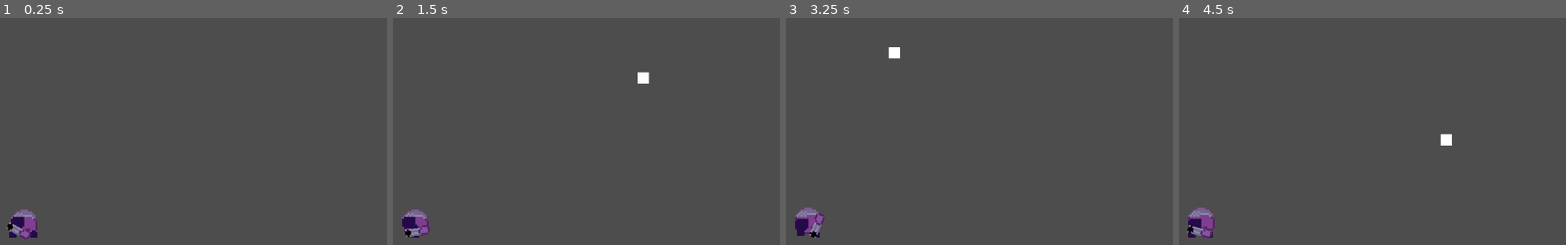
Above: before the commit, frames 1-4 (left to right).
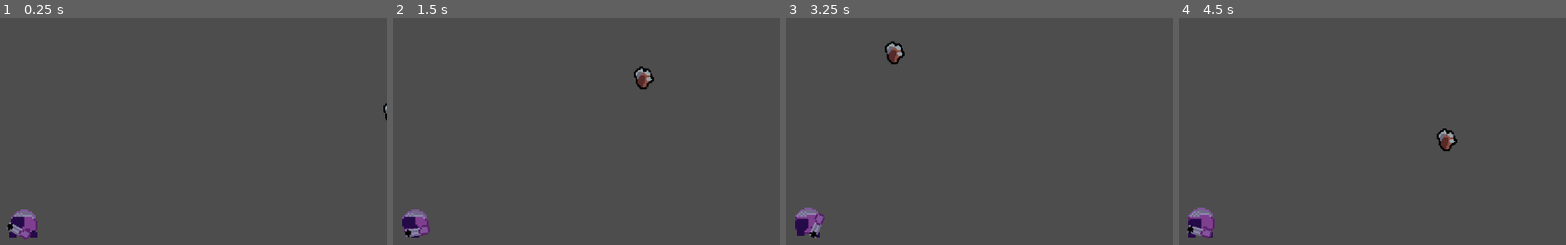
Above: after the commit, the same moments.

Repository: JeppeLindberg/goedware_game_jam_14_everything_is_a_resource
Game: Godot game, scene res://scenes/main.tscn
Two runs of this game, one before a commit and one after it. Both use one fixed random seed, a clock stepped at 60 frames per second and the inputs below.
Inputs (mouse positions are in pixels of both pictures, inside the frame that each line leads up to):
- Up to frame 1 (0.25 s): no input
- Up to frame 2 (1.5 s): tap Enter at 0.5 s; move the mouse to (574, 201) at 0.52 s; press the mouse at (574, 201) at 0.53 s; hold D (move_right) 0.53-1.28 s; move the mouse to (outside the picture) at 1.27 s; release the mouse at (outside the picture) at 1.28 s; hold S (move_down) from 1.28 s (still down); click (outside the picture) at 1.35 s
- Up to frame 3 (3.25 s): move the mouse to (882, 131) at 2.02 s; release S (move_down) at 2.03 s; press the mouse at (882, 131) at 2.03 s; hold D (move_right) 2.03-2.78 s; tap Space at 2.75 s; move the mouse to (outside the picture) at 2.77 s; release the mouse at (outside the picture) at 2.78 s; hold W (move_up) from 2.78 s (still down); click (outside the picture) at 2.85 s
- Up to frame 4 (4.5 s): move the mouse to (outside the picture) at 3.52 s; release W (move_up) at 3.53 s; press the mouse at (outside the picture) at 3.53 s; hold A (move_left) from 3.53 s (still down); move the mouse to (outside the picture) at 4.27 s; release the mouse at (outside the picture) at 4.28 s; click (outside the picture) at 4.35 s

The runs differ from the first frame. In frame 1, less than 0.1% of the frame differs, in the area x 99-100%, y 37-45%; in frame 2, 0.3%; in frame 3, 0.4%, in the area x 25-31%, y 10-21%; in frame 4, 0.4%.

Commit message:
progress

Diff:
--- a/prefabs/debris.tscn
+++ b/prefabs/debris.tscn
@@ -1,7 +1,11 @@
-[gd_scene load_steps=4 format=3 uid="uid://bqhsyiini58i6"]
+[gd_scene load_steps=8 format=3 uid="uid://bqhsyiini58i6"]
 
 [ext_resource type="Script" uid="uid://ba7xqrbqvtsft" path="res://scripts/debris.gd" id="1_duitm"]
-[ext_resource type="Texture2D" uid="uid://bxitjgyk6rcxg" path="res://sprites/white.png" id="2_qliip"]
+[ext_resource type="Texture2D" uid="uid://dr8tri182leyh" path="res://sprites/small_debris_1.png" id="2_6tpbs"]
+[ext_resource type="Texture2D" uid="uid://bvgw0gseiqupw" path="res://sprites/small_debris_2.png" id="3_men71"]
+[ext_resource type="Texture2D" uid="uid://b0x1djh6q5dsk" path="res://sprites/small_debris_3.png" id="4_osuyg"]
+[ext_resource type="Texture2D" uid="uid://qoqqqdnuxv1d" path="res://sprites/small_debris_4.png" id="5_ojdfa"]
+[ext_resource type="Texture2D" uid="uid://bmesps6dd08hs" path="res://sprites/small_debris_5.png" id="6_2g027"]
 
 [sub_resource type="RectangleShape2D" id="RectangleShape2D_sugp2"]
 size = Vector2(8, 8)
@@ -13,10 +17,12 @@
 linear_damp = 1.0
 angular_damp = 5.0
 script = ExtResource("1_duitm")
+possible_sprites = Array[Texture2D]([ExtResource("2_6tpbs"), ExtResource("3_men71"), ExtResource("4_osuyg"), ExtResource("5_ojdfa"), ExtResource("6_2g027")])
 
 [node name="shape" type="CollisionShape2D" parent="."]
 shape = SubResource("RectangleShape2D_sugp2")
 
 [node name="sprite" type="Sprite2D" parent="."]
-scale = Vector2(0.06, 0.06)
-texture = ExtResource("2_qliip")
+texture_filter = 1
+scale = Vector2(0.5, 0.5)
+texture = ExtResource("6_2g027")
--- a/scripts/debris.gd
+++ b/scripts/debris.gd
@@ -3,11 +3,15 @@
 var layer: int
 var force_to_add: Vector2
 
+@export var possible_sprites: Array[Texture2D]
+
 @onready var shape = get_node('shape')
+@onready var sprite = get_node('sprite')
 
 func _ready() -> void:
 	add_to_group('debris')
 	layer = collision_layer
+	sprite.texture = possible_sprites[randi_range(0, len(possible_sprites) - 1)];
 
 func _physics_process(_delta: float) -> void:
 	if force_to_add != Vector2.ZERO and freeze == false:
Binary file added: sprites/large_debris_1.png
Not shown, added: sprites/large_debris_1.png.import
Binary file added: sprites/large_debris_2.png
Not shown, added: sprites/large_debris_2.png.import
Binary file added: sprites/small_debris_1.png
Not shown, added: sprites/small_debris_1.png.import
Binary file added: sprites/small_debris_2.png
Not shown, added: sprites/small_debris_2.png.import
Binary file added: sprites/small_debris_3.png
Not shown, added: sprites/small_debris_3.png.import
Binary file added: sprites/small_debris_4.png
Not shown, added: sprites/small_debris_4.png.import
(and 3 more such lines)
